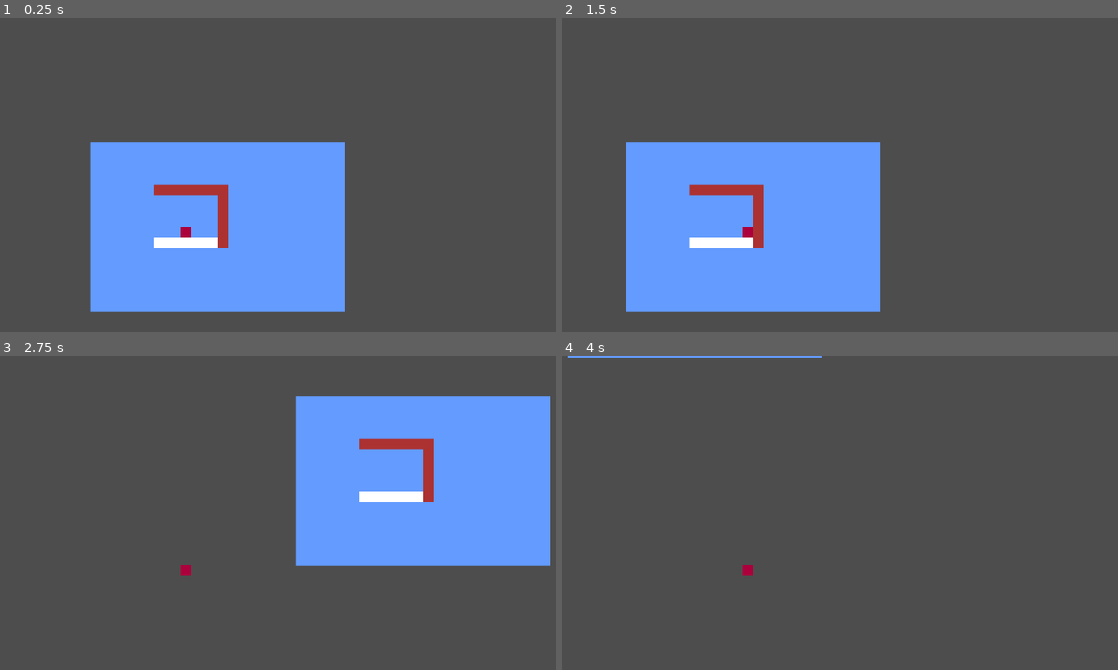
Above: before the commit, frames 1-4 (two rows, left to right).
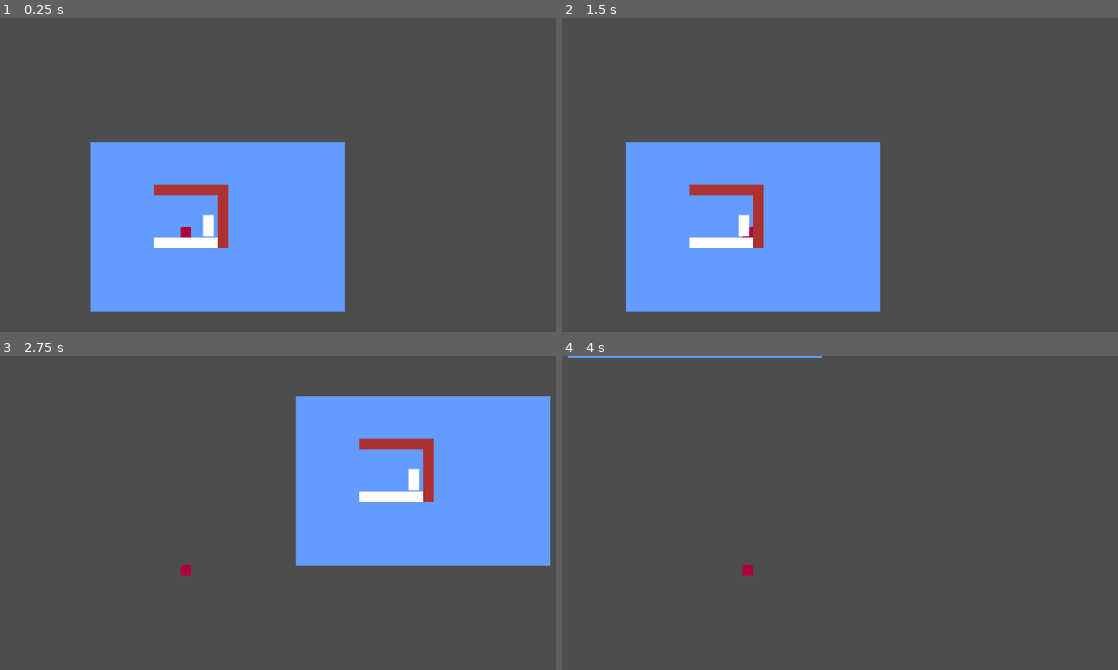
Above: after the commit, the same moments.

Repository: AHeathfield/MacGDC_LevelDesigner
Game: Godot game, scene res://Scenes/Levels/Level Template.tscn
The game is run twice, just before and just after one commit, with the same random seed, the same clock (stepped at 60 frames per second) and the same inputs. This scene is started directly instead of the project's main scene.
Inputs (mouse positions are in pixels of both pictures, inside the frame that each line leads up to):
- Up to frame 1 (0.25 s): no input
- Up to frame 2 (1.5 s): tap Enter at 0.5 s; move the mouse to (917, 209) at 0.52 s; hold Shift (Sprint) 0.53-1.28 s; hold D (Right) from 0.53 s (still down); click (917, 209) at 0.67 s; tap Space (Jump) at 0.77 s; move the mouse to (595, 253) at 1.27 s; tap Shift (Sprint) at 1.35 s
- Up to frame 3 (2.75 s): tap Space (Jump) at 1.52 s; move the mouse to (261, 475) at 2.02 s; release D (Right) at 2.03 s; hold A (Left) from 2.03 s (still down); hold Shift (Sprint) from 2.03 s (still down)
- Up to frame 4 (4 s): move the mouse to (712, 657) at 2.77 s; release A (Left) at 2.78 s; release Shift (Sprint) at 2.78 s; hold D (Right) from 2.78 s (still down); tap Shift (Sprint) at 2.85 s; click (712, 657) at 2.92 s; tap Space (Jump) at 3.02, 3.77 s; move the mouse to (979, 635) at 3.52 s; hold Shift (Sprint) from 3.53 s (still down)

The runs differ from the first frame. In frame 1, 0.1% of the frame differs, in the area x 36-39%, y 62-70%; in frame 2, 0.1%; in frame 3, 0.1%; in frame 4, nothing differs.

Commit message:
Added goal post

Diff:
--- a/Scenes/Levels/Level Template.tscn
+++ b/Scenes/Levels/Level Template.tscn
@@ -1,7 +1,8 @@
-[gd_scene load_steps=5 format=4 uid="uid://3cjnscl2i3cm"]
+[gd_scene load_steps=6 format=4 uid="uid://3cjnscl2i3cm"]
 
 [ext_resource type="Texture2D" uid="uid://cl1g44kygr1me" path="res://Assets/brackeys2025TestTilesheet.png" id="1_83fxd"]
 [ext_resource type="PackedScene" uid="uid://dj44kaa67lmof" path="res://Scenes/player.tscn" id="2_cop26"]
+[ext_resource type="PackedScene" uid="uid://b8yytesk3fv1l" path="res://Scenes/goal_post.tscn" id="3_cop26"]
 
 [sub_resource type="TileSetAtlasSource" id="TileSetAtlasSource_2g31x"]
 texture = ExtResource("1_83fxd")
@@ -108,3 +109,6 @@
 
 [node name="Foreground" type="TileMapLayer" parent="."]
 tile_set = SubResource("TileSet_yix5p")
+
+[node name="Goal Post" parent="." instance=ExtResource("3_cop26")]
+position = Vector2(34, 14)
--- /dev/null
+++ b/Scenes/goal_post.gd
@@ -0,0 +1,9 @@
+extends Area2D
+
+signal goal_reached
+
+
+func _on_body_entered(body: Node2D) -> void:
+	if body.is_in_group("Player"):
+		print("player reached goal")
+		goal_reached.emit()
--- /dev/null
+++ b/Scenes/goal_post.tscn
@@ -0,0 +1,22 @@
+[gd_scene load_steps=4 format=3 uid="uid://b8yytesk3fv1l"]
+
+[ext_resource type="Script" uid="uid://b6edlocon3l5v" path="res://Scenes/goal_post.gd" id="1_8ff7v"]
+
+[sub_resource type="CanvasTexture" id="CanvasTexture_50e56"]
+
+[sub_resource type="RectangleShape2D" id="RectangleShape2D_50e56"]
+size = Vector2(16, 32)
+
+[node name="Goal Post" type="Area2D"]
+script = ExtResource("1_8ff7v")
+
+[node name="Sprite2D" type="Sprite2D" parent="."]
+position = Vector2(0, -16)
+scale = Vector2(16, 32)
+texture = SubResource("CanvasTexture_50e56")
+
+[node name="CollisionShape2D" type="CollisionShape2D" parent="."]
+position = Vector2(0, -16)
+shape = SubResource("RectangleShape2D_50e56")
+
+[connection signal="body_entered" from="." to="." method="_on_body_entered"]
--- a/Scenes/player.tscn
+++ b/Scenes/player.tscn
@@ -7,7 +7,7 @@
 
 [sub_resource type="CanvasTexture" id="CanvasTexture_v0iea"]
 
-[node name="Player" type="CharacterBody2D"]
+[node name="Player" type="CharacterBody2D" groups=["Player"]]
 script = ExtResource("1_v0iea")
 
 [node name="Camera2D" type="Camera2D" parent="."]
Not shown, added: Scenes/goal_post.gd.uid
